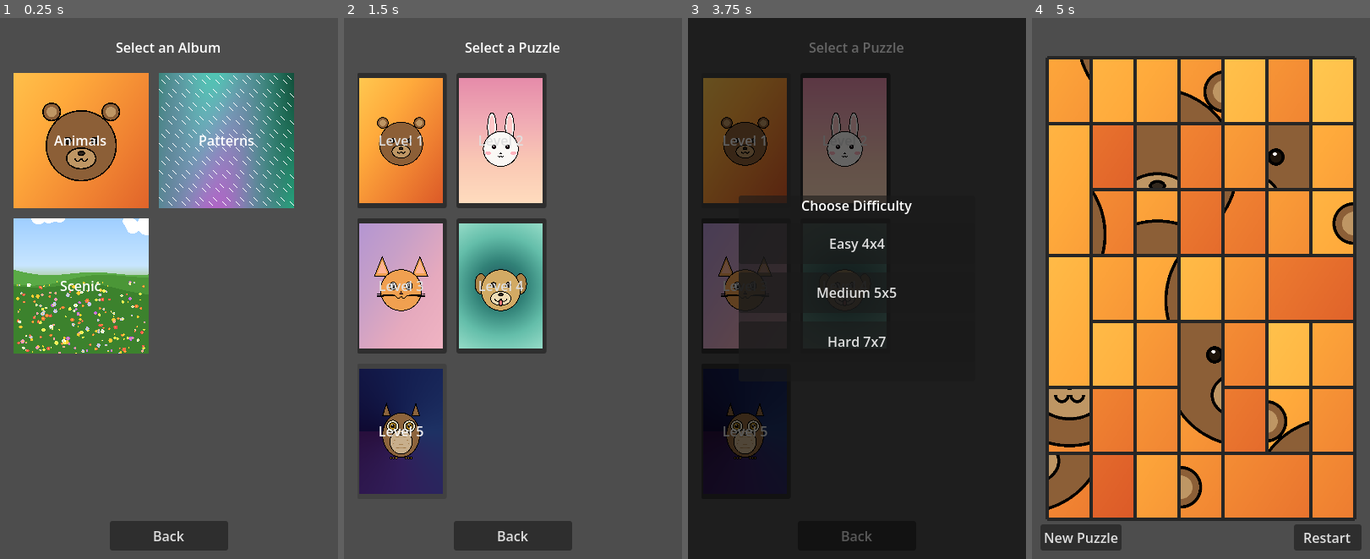
Above: before the commit, frames 1-4 (left to right).
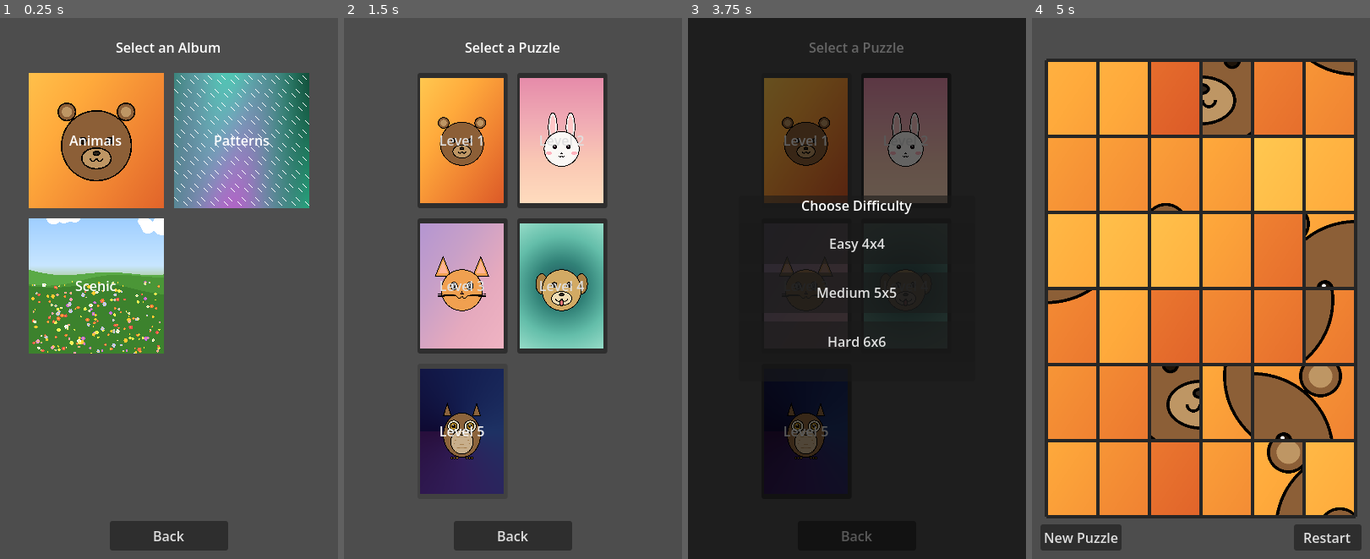
Above: after the commit, the same moments.

Repository: Gare22/Picture-Stitch-Puzzle
Game: Godot game, scene res://album_select.tscn
The game is run twice, just before and just after one commit, with the same random seed, the same clock (stepped at 60 frames per second) and the same inputs.
Inputs (mouse positions are in pixels of both pictures, inside the frame that each line leads up to):
- Up to frame 1 (0.25 s): no input
- Up to frame 2 (1.5 s): click "Back" at 0.5 s; click (425, 142) at 1.27 s
- Up to frame 3 (3.75 s): click "Back" at 2 s; click (782, 142) at 2.77 s; click "Level 1" at 3.5 s
- Up to frame 4 (5 s): click "Hard 7x7" (after the commit: "Hard 6x6") at 4.25 s

The runs differ from the first frame. In frame 1, 14% of the frame differs, in the area x 4-92%, y 10-63%; in frame 2, 41%; in frame 3, 18%; in frame 4, 55%, in the area x 3-97%, y 7-93%.

Commit message:
fix: center grids via VBox wrapper; hard difficulty now 6x6
- ScrollContainer ignores child alignment flags, so SHRINK_CENTER on the direct GridContainer child never centered it
- Both scenes wrap GridContainer in a VBoxContainer (EXPAND_FILL) with the grid SHRINK_CENTER inside; @onready paths updated
- Hard difficulty changed from 7x7 to 6x6 (button label + grid size)

Diff:
--- a/album_select.gd
+++ b/album_select.gd
@@ -3,7 +3,7 @@
 ## Album-selection screen. Shows a scrollable grid of album thumbnails
 ## that the player can tap to load that album's puzzles into level select.
 
-@onready var grid: GridContainer = $ScrollContainer/GridContainer
+@onready var grid: GridContainer = $ScrollContainer/VBox/GridContainer
 @onready var back_button: Button = $BackButton
 
 const THUMB_SIZE := Vector2(160, 160)
--- a/album_select.tscn
+++ b/album_select.tscn
@@ -36,7 +36,11 @@
 grow_horizontal = 2
 grow_vertical = 2
 
-[node name="GridContainer" type="GridContainer" parent="ScrollContainer"]
+[node name="VBox" type="VBoxContainer" parent="ScrollContainer"]
+layout_mode = 2
+size_flags_horizontal = 3
+
+[node name="GridContainer" type="GridContainer" parent="ScrollContainer/VBox"]
 layout_mode = 2
 size_flags_horizontal = 4
 theme_override_constants/h_separation = 12
--- a/level_select.gd
+++ b/level_select.gd
@@ -3,7 +3,7 @@
 ## Level-selection screen. Shows a scrollable grid of puzzle thumbnails
 ## that the player can tap to start.
 
-@onready var grid: GridContainer = $ScrollContainer/GridContainer
+@onready var grid: GridContainer = $ScrollContainer/VBox/GridContainer
 @onready var back_button: Button = $BackButton
 @onready var difficulty_overlay: Control = $DifficultyOverlay
 @onready var easy_button: Button = $DifficultyOverlay/Panel/VBox/EasyButton
@@ -20,7 +20,7 @@
 	back_button.pressed.connect(_on_back_pressed)
 	easy_button.pressed.connect(func() -> void: _on_difficulty_pressed(4))
 	medium_button.pressed.connect(func() -> void: _on_difficulty_pressed(5))
-	hard_button.pressed.connect(func() -> void: _on_difficulty_pressed(7))
+	hard_button.pressed.connect(func() -> void: _on_difficulty_pressed(6))
 	_build_grid()
 
 
--- a/level_select.tscn
+++ b/level_select.tscn
@@ -36,7 +36,11 @@
 grow_horizontal = 2
 grow_vertical = 2
 
-[node name="GridContainer" type="GridContainer" parent="ScrollContainer" unique_id=186500959]
+[node name="VBox" type="VBoxContainer" parent="ScrollContainer"]
+layout_mode = 2
+size_flags_horizontal = 3
+
+[node name="GridContainer" type="GridContainer" parent="ScrollContainer/VBox" unique_id=186500959]
 layout_mode = 2
 size_flags_horizontal = 4
 theme_override_constants/h_separation = 12
@@ -112,4 +116,4 @@
 [node name="HardButton" type="Button" parent="DifficultyOverlay/Panel/VBox"]
 custom_minimum_size = Vector2(0, 48)
 layout_mode = 2
-text = "Hard 7x7"
+text = "Hard 6x6"
